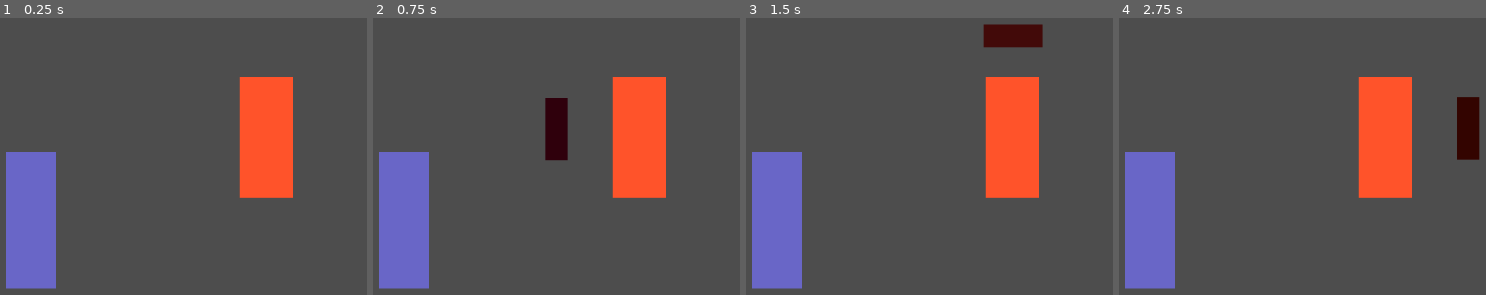
Above: before the commit, frames 1-4 (left to right).
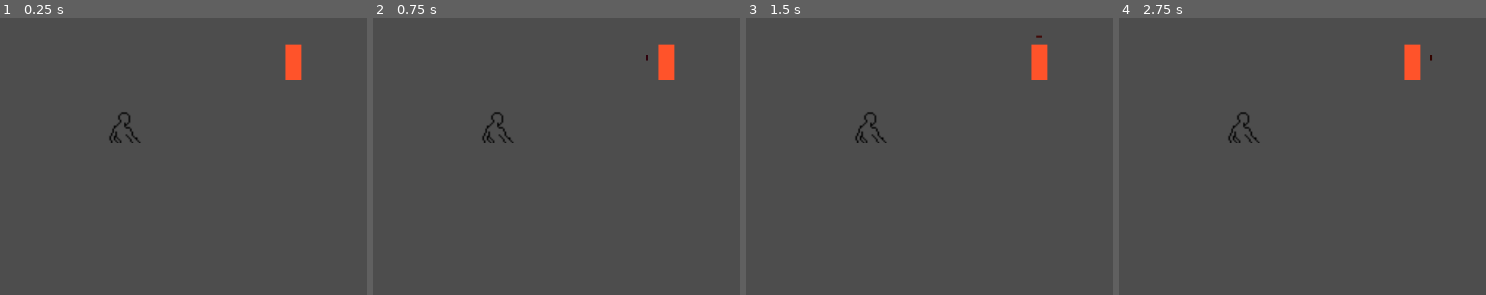
Above: after the commit, the same moments.

Repository: JoaquinOre/mecanica-de-combate
Game: Godot game, scene res://nodos/escena_main.tscn
Same seed, same stepped clock (60 frames per second), same inputs: the game is played once before the commit and once after it. This scene is started directly instead of the project's main scene.
Inputs:
- Up to frame 1 (0.25 s): no input
- Up to frame 2 (0.75 s): tap Enter at 0.5 s
- Up to frame 3 (1.5 s): tap Space at 1.25 s
- Up to frame 4 (2.75 s): tap Enter at 2 s

The runs differ from the first frame. In frame 1, 14% of the frame differs, in the area x 1-83%, y 9-98%; in frame 2, 15%; in frame 3, 15%; in frame 4, 15%.

Commit message:
sprites pj

Diff:
--- a/nodos/enemy.tscn
+++ b/nodos/enemy.tscn
@@ -3,56 +3,66 @@
 [ext_resource type="Script" uid="uid://bbnpkunjisi0p" path="res://scripts/Enemy.gd" id="1_7k104"]
 
 [node name="Node2D" type="Node2D"]
+position = Vector2(1, 3)
+scale = Vector2(0.295, 0.295)
 script = ExtResource("1_7k104")
 
 [node name="ColorRect" type="ColorRect" parent="."]
-offset_left = -62.0
-offset_top = -135.0
-offset_right = 59.0
-offset_bottom = 141.0
+offset_left = -20.338982
+offset_top = -47.45764
+offset_right = 100.66102
+offset_bottom = 228.54236
+scale = Vector2(0.295, 0.295)
 color = Color(1, 0.3254902, 0.16470589, 1)
+metadata/_edit_use_anchors_ = true
 
 [node name="Attack_izq" type="ColorRect" parent="ColorRect"]
 layout_mode = 1
-anchors_preset = 8
-anchor_left = 0.5
-anchor_top = 0.5
-anchor_right = 0.5
-anchor_bottom = 0.5
+anchors_preset = -1
+anchor_left = 0.9538331
+anchor_top = 0.5416339
+anchor_right = 0.9538331
+anchor_bottom = 0.6102381
 offset_left = -215.5
-offset_top = -90.0
+offset_top = -71.06525
 offset_right = -164.5
 offset_bottom = 52.0
 grow_horizontal = 2
 grow_vertical = 2
+scale = Vector2(0.295, 0.295)
 color = Color(0.18325466, 0, 0.046868764, 1)
+metadata/_edit_use_anchors_ = true
 
 [node name="Attack_der" type="ColorRect" parent="ColorRect"]
 layout_mode = 1
-anchors_preset = 8
-anchor_left = 0.5
-anchor_top = 0.5
-anchor_right = 0.5
-anchor_bottom = 0.5
+anchors_preset = -1
+anchor_left = 0.29073164
+anchor_top = 0.6174844
+anchor_right = 0.29073164
+anchor_bottom = 0.6174844
 offset_left = 163.5
 offset_top = -92.0
 offset_right = 214.5
 offset_bottom = 50.0
 grow_horizontal = 2
 grow_vertical = 2
+scale = Vector2(0.295, 0.295)
 color = Color(0.20057638, 0.018195491, 0.00039158395, 1)
+metadata/_edit_use_anchors_ = true
 
 [node name="Attack_arr" type="ColorRect" parent="ColorRect"]
 layout_mode = 1
-anchors_preset = 8
-anchor_left = 0.5
-anchor_top = 0.5
-anchor_right = 0.5
-anchor_bottom = 0.5
+anchors_preset = -1
+anchor_left = 0.85376215
+anchor_top = 0.6776933
+anchor_right = 0.85376215
+anchor_bottom = 0.6776933
 offset_left = -65.5
 offset_top = -258.0
 offset_right = 68.5
 offset_bottom = -207.0
 grow_horizontal = 2
 grow_vertical = 2
+scale = Vector2(0.295, 0.295)
 color = Color(0.26028818, 0.038778797, 0.035380892, 1)
+metadata/_edit_use_anchors_ = true
--- a/nodos/escena_main.tscn
+++ b/nodos/escena_main.tscn
@@ -5,17 +5,18 @@
 [ext_resource type="PackedScene" uid="uid://dl7n3mny2jn1q" path="res://nodos/enemy.tscn" id="3_84e6e"]
 
 [node name="Escena main" type="Node2D"]
+position = Vector2(0, -2)
 script = ExtResource("1_d33v7")
 
 [node name="Node2D" parent="." node_paths=PackedStringArray("enemy") instance=ExtResource("2_1sm1d")]
-position = Vector2(311, 498)
+position = Vector2(426, 456)
 enemy = NodePath("../Node2D2")
 
 [node name="Node2D2" parent="." node_paths=PackedStringArray("jugador") instance=ExtResource("3_84e6e")]
-position = Vector2(850, 308)
+position = Vector2(529, 419)
 jugador = NodePath("../Node2D")
 
 [node name="Camera2D" type="Camera2D" parent="."]
-position = Vector2(659, 269)
-offset = Vector2(-0.34, 5.465)
-zoom = Vector2(0.63, 0.63)
+position = Vector2(471, 444)
+offset = Vector2(-17.275, 13.195)
+zoom = Vector2(2.125, 2.125)
--- a/nodos/node_2d.tscn
+++ b/nodos/node_2d.tscn
@@ -1,12 +1,14 @@
-[gd_scene load_steps=3 format=3 uid="uid://jjc8ghqb88y0"]
+[gd_scene load_steps=24 format=3 uid="uid://jjc8ghqb88y0"]
 
 [ext_resource type="Script" uid="uid://d165k252mom8q" path="res://nodos/combat_control.gd" id="1_g06s8"]
+[ext_resource type="Texture2D" uid="uid://dqfvauqkbl8fv" path="res://sprites/New Piskel.png" id="1_uxww3"]
 
 [sub_resource type="GDScript" id="GDScript_y32ns"]
 script/source = "extends Node
 class_name Jugador
 
 # --- REFERENCIAS ---
+@onready var animacion = $CharacterBody2D/AnimatedSprite2D
 @onready var escudo_izq = %escudo_izq
 @onready var escudo_der = %escudo_der
 @onready var escudo_arr = %escudo_arr
@@ -14,7 +16,7 @@
 @export var enemy : Node2D
 
 # --- ESTADOS ---
-enum Estado { IDLE, BLOQUEANDO, CONTRA, TURNO_ATAQUE }
+enum Estado { IDLE, BLOQUEANDO, CONTRA, ATAQUE }
 var estado_actual = Estado.IDLE
 
 # --- VARIABLES ---
@@ -25,44 +27,45 @@
 	ocultar_escudos()
 
 func _process(_delta: float) -> void:
-	# La máquina de estados: según en qué estado estemos, el código hace cosas distintas
 	match estado_actual:
 		Estado.IDLE:
 			procesar_input_bloqueo()
-
 		Estado.BLOQUEANDO:
-			# Aquí podríamos poner un timer para que el escudo se quite solo
 			procesar_input_bloqueo()
-
 		Estado.CONTRA:
-			# Aquí el código SÍ se queda esperando el espacio
 			if Input.is_action_just_pressed(\"Space\"):
 				ejecutar_contra_exitoso()
-
-		Estado.TURNO_ATAQUE:
+		Estado.ATAQUE:
+			print(\"turno del jugador\")
 			procesar_input_ataque()
 
-# --- LÓGICA DE INPUTS ---
+
 
 func procesar_input_bloqueo():
 	if Input.is_action_just_pressed(\"IZQUIERDA\"):
 		activar_escudo(\"izq\")
+		animacion.play(\"esquive_izq\")
 	elif Input.is_action_just_pressed(\"DERECHA\"):
 		activar_escudo(\"der\")
+		animacion.play(\"esquive_der\")
 	elif Input.is_action_just_pressed(\"ARRIBA\"):
 		activar_escudo(\"arr\")
+		animacion.play(\"equive_arr\")
 
 func procesar_input_ataque():
-	if Input.is_action_just_pressed(\"opcion 1\"):
+	estado_actual = Estado.ATAQUE
+	if Input.is_action_pressed(\"opcion 1\"):
 		print(\"Ataque normal realizado\")
+		animacion.play(\"attack\")
 		enemy.vida -= 20
 		volver_a_idle()
-	elif Input.is_action_just_pressed(\"opcion 2\"):
+
+	elif Input.is_action_pressed(\"opcion 2\"):
 		print(\"Ataque fuerte realizado\")
 		enemy.vida -= 30
+
 		volver_a_idle()
 
-# --- ACCIONES ---
 
 func activar_escudo(posicion):
 	ocultar_escudos()
@@ -72,7 +75,7 @@
 	elif posicion == \"der\": escudo_der.visible = true
 	elif posicion == \"arr\": escudo_arr.visible = true
 
-	# Opcional: El escudo se apaga tras medio segundo
+
 	await get_tree().create_timer(0.5).timeout
 	if estado_actual == Estado.BLOQUEANDO:
 		volver_a_idle()
@@ -80,10 +83,11 @@
 func contra_ataque():
 	print(\"¡Puedes contraatacar! Presiona SPACE\")
 	estado_actual = Estado.CONTRA
-	timer_contra.start() # El timer define cuánto tiempo tiene el jugador
-
-func _on_timer_timeout(): # Conecta la señal timeout de tu Timer aquí
-	if estado_actual == Estado.CONTRA:
+	timer_contra.start()
+
+
+func _on_timer_timeout():
+	if estado_actual == Estado.CONTRA and timer_contra.timeout:
 		print(\"¡Se acabó el tiempo del contraataque!\")
 		volver_a_idle()
 
@@ -95,6 +99,7 @@
 
 func volver_a_idle():
 	ocultar_escudos()
+	animacion.play(\"idle\")
 	estado_actual = Estado.IDLE
 
 func ocultar_escudos():
@@ -103,6 +108,167 @@
 	escudo_arr.visible = false
 "
 
+[sub_resource type="AtlasTexture" id="AtlasTexture_sfjlq"]
+atlas = ExtResource("1_uxww3")
+region = Rect2(0, 0, 51, 32)
+
+[sub_resource type="AtlasTexture" id="AtlasTexture_3rl61"]
+atlas = ExtResource("1_uxww3")
+region = Rect2(51, 0, 51, 32)
+
+[sub_resource type="AtlasTexture" id="AtlasTexture_k15uf"]
+atlas = ExtResource("1_uxww3")
+region = Rect2(102, 0, 51, 32)
+
+[sub_resource type="AtlasTexture" id="AtlasTexture_82jmx"]
+atlas = ExtResource("1_uxww3")
+region = Rect2(153, 0, 51, 32)
+
+[sub_resource type="AtlasTexture" id="AtlasTexture_xltds"]
+atlas = ExtResource("1_uxww3")
+region = Rect2(0, 32, 51, 32)
+
+[sub_resource type="AtlasTexture" id="AtlasTexture_f60cq"]
+atlas = ExtResource("1_uxww3")
+region = Rect2(51, 32, 51, 32)
+
+[sub_resource type="AtlasTexture" id="AtlasTexture_eu5ds"]
+atlas = ExtResource("1_uxww3")
+region = Rect2(102, 32, 51, 32)
+
+[sub_resource type="AtlasTexture" id="AtlasTexture_7qnqj"]
+atlas = ExtResource("1_uxww3")
+region = Rect2(153, 32, 51, 32)
+
+[sub_resource type="AtlasTexture" id="AtlasTexture_uxww3"]
+atlas = ExtResource("1_uxww3")
+region = Rect2(0, 128, 51, 32)
+
+[sub_resource type="AtlasTexture" id="AtlasTexture_e1om1"]
+atlas = ExtResource("1_uxww3")
+region = Rect2(51, 128, 51, 32)
+
+[sub_resource type="AtlasTexture" id="AtlasTexture_rm0yj"]
+atlas = ExtResource("1_uxww3")
+region = Rect2(102, 128, 51, 32)
+
+[sub_resource type="AtlasTexture" id="AtlasTexture_r4ssq"]
+atlas = ExtResource("1_uxww3")
+region = Rect2(153, 128, 51, 32)
+
+[sub_resource type="AtlasTexture" id="AtlasTexture_5phhs"]
+atlas = ExtResource("1_uxww3")
+region = Rect2(102, 192, 51, 32)
+
+[sub_resource type="AtlasTexture" id="AtlasTexture_as5rr"]
+atlas = ExtResource("1_uxww3")
+region = Rect2(153, 192, 51, 32)
+
+[sub_resource type="AtlasTexture" id="AtlasTexture_6o1yr"]
+atlas = ExtResource("1_uxww3")
+region = Rect2(0, 224, 51, 32)
+
+[sub_resource type="AtlasTexture" id="AtlasTexture_mj0un"]
+atlas = ExtResource("1_uxww3")
+region = Rect2(153, 160, 51, 32)
+
+[sub_resource type="AtlasTexture" id="AtlasTexture_uib7q"]
+atlas = ExtResource("1_uxww3")
+region = Rect2(0, 192, 51, 32)
+
+[sub_resource type="AtlasTexture" id="AtlasTexture_3j0xv"]
+atlas = ExtResource("1_uxww3")
+region = Rect2(51, 192, 51, 32)
+
+[sub_resource type="AtlasTexture" id="AtlasTexture_vpeky"]
+atlas = ExtResource("1_uxww3")
+region = Rect2(0, 0, 51, 32)
+
+[sub_resource type="SpriteFrames" id="SpriteFrames_e1om1"]
+animations = [{
+"frames": [{
+"duration": 1.0,
+"texture": SubResource("AtlasTexture_sfjlq")
+}, {
+"duration": 1.0,
+"texture": SubResource("AtlasTexture_3rl61")
+}, {
+"duration": 1.0,
+"texture": SubResource("AtlasTexture_k15uf")
+}, {
+"duration": 1.0,
+"texture": SubResource("AtlasTexture_82jmx")
+}, {
+"duration": 1.0,
+"texture": SubResource("AtlasTexture_xltds")
+}, {
+"duration": 1.0,
+"texture": SubResource("AtlasTexture_f60cq")
+}, {
+"duration": 1.0,
+"texture": SubResource("AtlasTexture_eu5ds")
+}, {
+"duration": 1.0,
+"texture": SubResource("AtlasTexture_7qnqj")
+}],
+"loop": false,
+"name": &"attack",
+"speed": 5.0
+}, {
+"frames": [{
+"duration": 1.0,
+"texture": SubResource("AtlasTexture_uxww3")
+}, {
+"duration": 1.0,
+"texture": SubResource("AtlasTexture_e1om1")
+}, {
+"duration": 1.0,
+"texture": SubResource("AtlasTexture_rm0yj")
+}, {
+"duration": 1.0,
+"texture": SubResource("AtlasTexture_r4ssq")
+}],
+"loop": false,
+"name": &"equive_arr",
+"speed": 5.0
+}, {
+"frames": [{
+"duration": 1.0,
+"texture": SubResource("AtlasTexture_5phhs")
+}, {
+"duration": 1.0,
+"texture": SubResource("AtlasTexture_as5rr")
+}, {
+"duration": 1.0,
+"texture": SubResource("AtlasTexture_6o1yr")
+}],
+"loop": false,
+"name": &"esquive_der",
+"speed": 5.0
+}, {
+"frames": [{
+"duration": 1.0,
+"texture": SubResource("AtlasTexture_mj0un")
+}, {
+"duration": 1.0,
+"texture": SubResource("AtlasTexture_uib7q")
+}, {
+"duration": 1.0,
+"texture": SubResource("AtlasTexture_3j0xv")
+}],
+"loop": false,
+"name": &"esquive_izq",
+"speed": 5.0
+}, {
+"frames": [{
+"duration": 1.0,
+"texture": SubResource("AtlasTexture_vpeky")
+}],
+"loop": true,
+"name": &"idle",
+"speed": 5.0
+}]
+
 [node name="jugador" type="Node2D"]
 position = Vector2(1, 0)
 script = SubResource("GDScript_y32ns")
@@ -110,6 +276,7 @@
 [node name="CharacterBody2D" type="CharacterBody2D" parent="."]
 
 [node name="ColorRect" type="ColorRect" parent="CharacterBody2D"]
+visible = false
 offset_left = -58.0
 offset_top = -154.0
 offset_right = 56.0
@@ -119,6 +286,7 @@
 
 [node name="escudo_izq" type="ColorRect" parent="CharacterBody2D/ColorRect"]
 unique_name_in_owner = true
+visible = false
 layout_mode = 1
 anchors_preset = -1
 anchor_left = 0.5
@@ -133,6 +301,7 @@
 
 [node name="escudo_der" type="ColorRect" parent="CharacterBody2D/ColorRect"]
 unique_name_in_owner = true
+visible = false
 layout_mode = 1
 anchors_preset = -1
 anchor_left = 0.5
@@ -147,6 +316,7 @@
 
 [node name="escudo_arr" type="ColorRect" parent="CharacterBody2D/ColorRect"]
 unique_name_in_owner = true
+visible = false
 layout_mode = 1
 anchors_preset = -1
 anchor_left = 0.5
@@ -159,9 +329,15 @@
 offset_bottom = -221.5
 metadata/_edit_use_anchors_ = true
 
+[node name="AnimatedSprite2D" type="AnimatedSprite2D" parent="CharacterBody2D"]
+sprite_frames = SubResource("SpriteFrames_e1om1")
+animation = &"attack"
+
 [node name="CombatControl" type="Node" parent="."]
 script = ExtResource("1_g06s8")
 
 [node name="Timer" type="Timer" parent="."]
 unique_name_in_owner = true
 wait_time = 2.0
+
+[connection signal="timeout" from="Timer" to="." method="_on_timer_timeout"]
--- a/project.godot
+++ b/project.godot
@@ -34,12 +34,12 @@
 }
 "opcion 1"={
 "deadzone": 0.2,
-"events": [Object(InputEventKey,"resource_local_to_scene":fa …(140 unchanged characters)… d":false,"keycode":0,"physical_keycode":49,"key_label":0,"unicode":49,"location":0,"echo":false,"script":null)
+"events": [Object(InputEventKey,"resource_local_to_scene":fa …(140 unchanged characters)… d":false,"keycode":0,"physical_keycode":74,"key_label":0,"unicode":106,"location":0,"echo":false,"script":null)
 ]
 }
 "opcion 2"={
 "deadzone": 0.2,
-"events": [Object(InputEventKey,"resource_local_to_scene":fa …(140 unchanged characters)… d":false,"keycode":0,"physical_keycode":50,"key_label":0,"unicode":50,"location":0,"echo":false,"script":null)
+"events": [Object(InputEventKey,"resource_local_to_scene":fa …(140 unchanged characters)… d":false,"keycode":0,"physical_keycode":75,"key_label":0,"unicode":107,"location":0,"echo":false,"script":null)
 ]
 }
 Space={
--- a/scripts/Enemy.gd
+++ b/scripts/Enemy.gd
@@ -25,6 +25,7 @@
 		preparar_ataque()
 
 
+
 func preparar_ataque():
 	var direccion = combo_actual[indice]
 	ocultar_ataque()
@@ -40,7 +41,6 @@
 func evaluar_ataque(dir):
 
 	if dir == Pose.IZQUIERDA and jugador.escudo_izq.visible:
-
 		postura +=1
 	elif dir == Pose.DERECHA and jugador.escudo_der.visible:
 
--- a/scripts/escena_main.gd
+++ b/scripts/escena_main.gd
@@ -1,18 +1,16 @@
 extends Node2D
 @onready var jugador = $Node2D
-@onready var enemigo = $Node2D2
+@onready var enemy = $Node2D2
 
 
 
 
 func _ready() -> void:
 	turno_del_enemigo()
-
+	#turno_del_jugador()
 
 func turno_del_enemigo():
-	enemigo.esperar_para_atacar()
-	if !enemigo.enemyAttack:
-		turno_del_jugador()
+	enemy.esperar_para_atacar()
 
 func turno_del_jugador():
-	jugador.Attack()
+	jugador.procesar_input_ataque()
Binary file added: sprites/Layer 1_sprite_04.png
Not shown, added: sprites/Layer 1_sprite_04.png.import
Binary file added: sprites/New Piskel.png
Not shown, added: sprites/New Piskel.png.import
